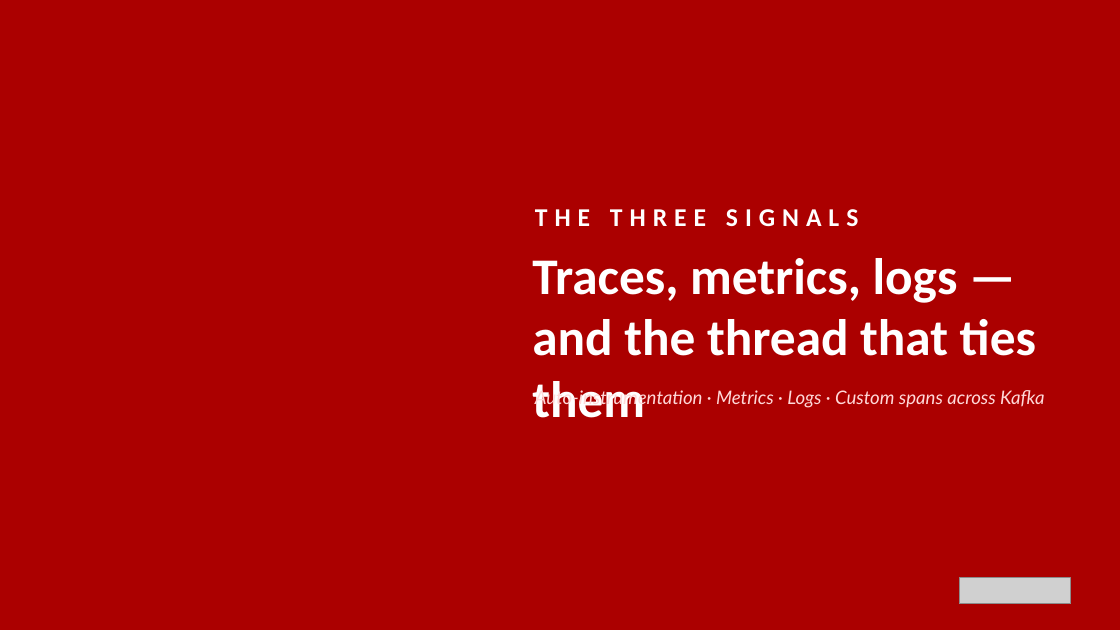
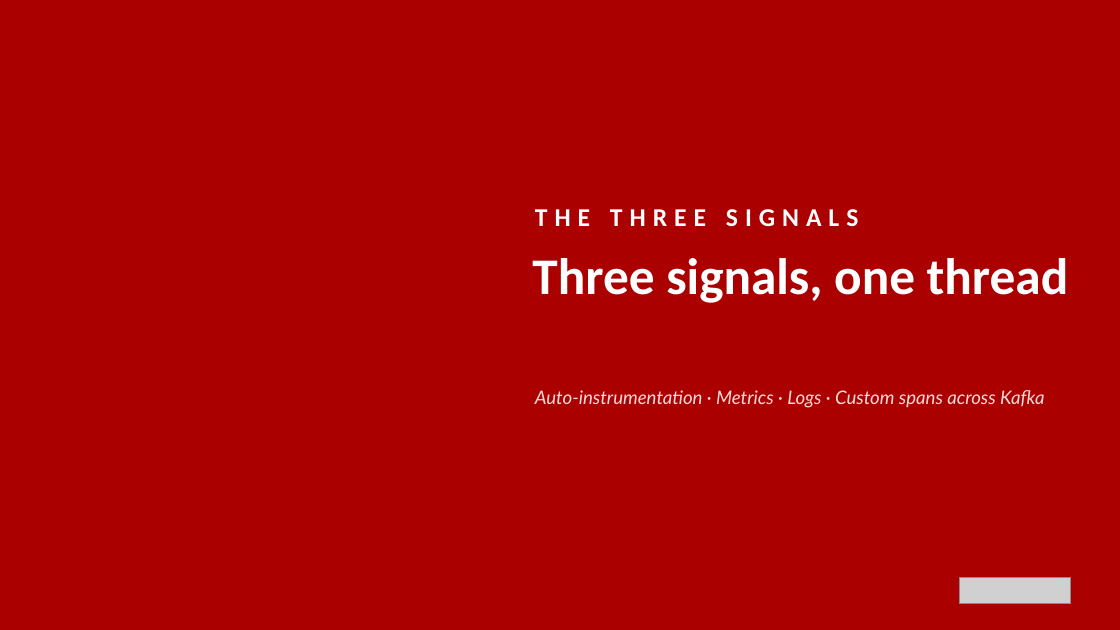
Before and after one commit to patterncatalyst/observability-python-otel-lgtm, a slide deck: slide 21 of presentations/otel-lgtm-python.pptx. Drawn at 1120x630 pixels with LibreOffice and Linux fonts; fonts in the diff are those of the drawing; grey boxes stand for pictures; background and template pictures are left out. Boxes give left, top, right and bottom in pixels: in the first picture for what was removed or moved away, otherwise in the second. Text is boxed around its words. In the diff, an @@ line names an element or a change of style, - is before the commit and + after.

```diff
--- a/presentations/otel-lgtm-python.pptx
+++ b/presentations/otel-lgtm-python.pptx
@@ text at (532, 258, 1069, 303): text changed @@
-Traces, metrics, logs — and the thread that ties them
+Three signals, one thread
```
Also in this commit, not shown: 2 other slides changed, 5 slides added, 1 other file.
